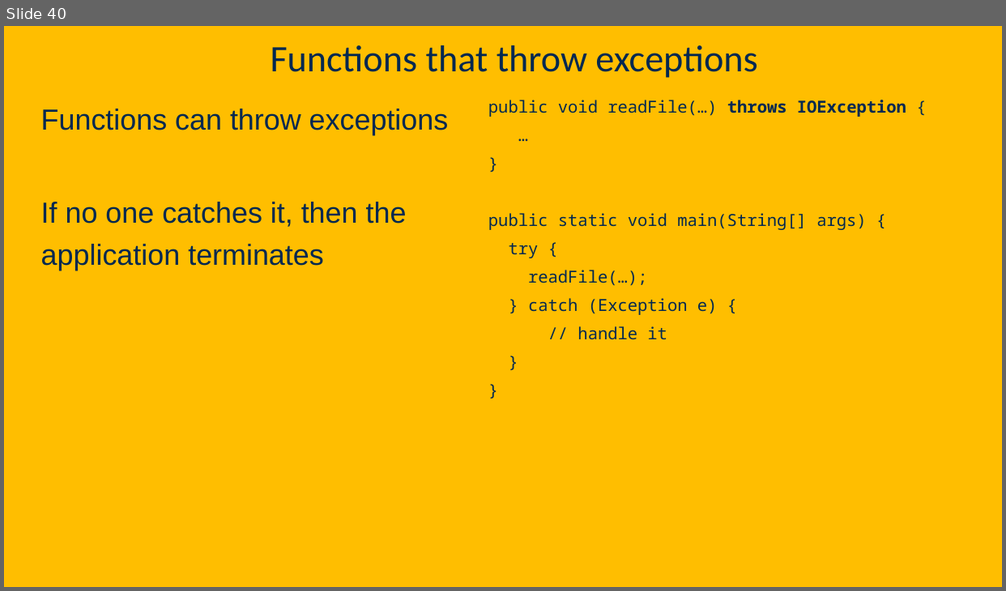
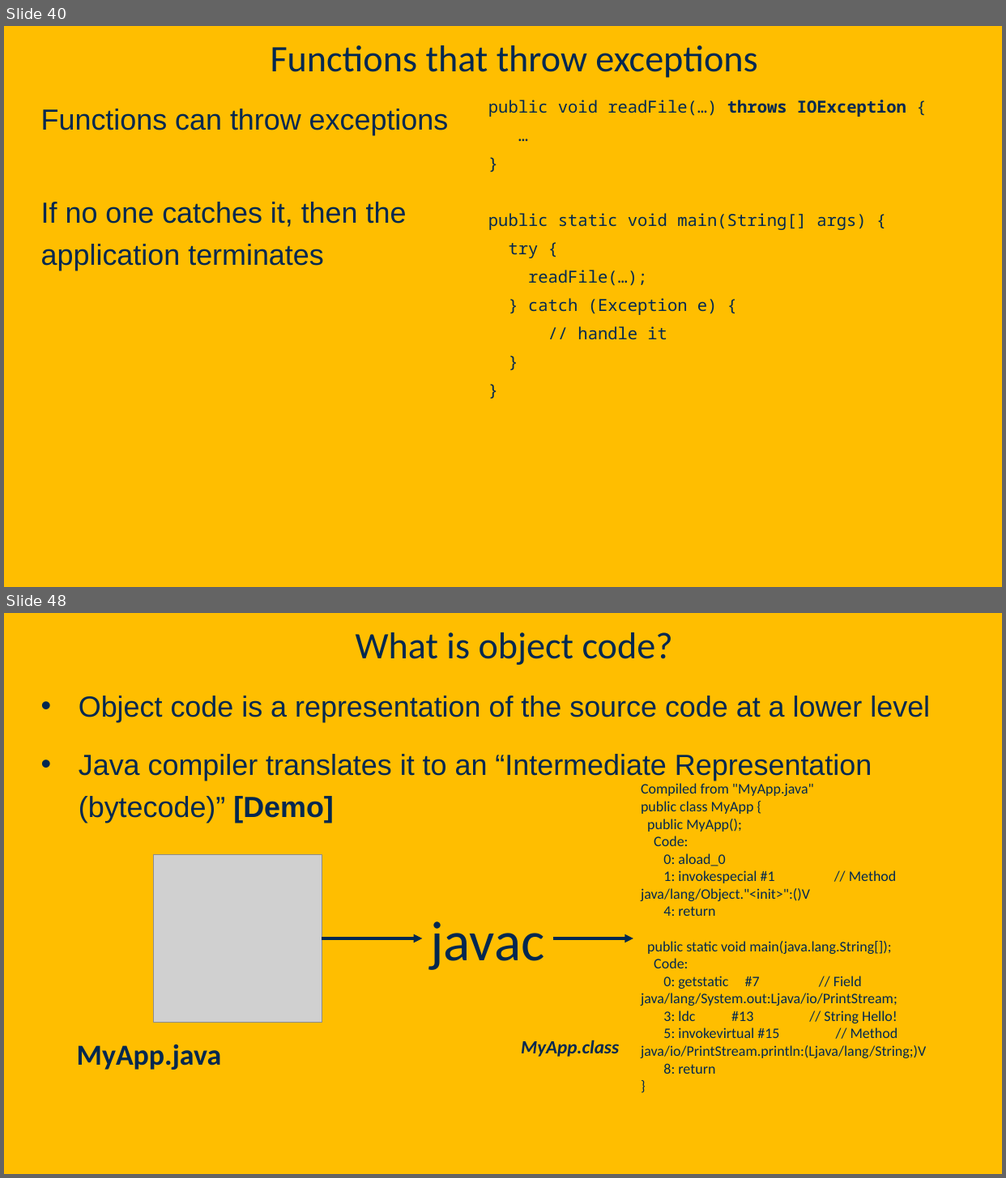
Before and after one commit to davsec-teaching/ECS160-Winter2025, a slide deck: slides/3_object_oriented_fundamentals.pptx. Shown one above the other, each under a label of ours: slide 40 before the commit, slides 40 and 48 after it; the slides between them are not shown. The pictures are 1006x591 and 1006x1178 pixels, drawn with LibreOffice and Linux fonts; fonts in the diff are those of the drawing; grey boxes stand for pictures; background and template pictures are left out. Boxes give left, top, right and bottom in pixels: in the first picture for what was removed or moved away, otherwise in the second. Text is boxed around its words. In the diff, an @@ line names an element or a change of style, - is before the commit and + after.

```diff
--- a/slides/3_object_oriented_fundamentals.pptx
+++ b/slides/3_object_oriented_fundamentals.pptx
@@ slide 48 added at (4,613,1002,1174), background picture (left out) @@
@@ title added at (356,632,673,665), 36 pt, text #022850 @@
+What is object code?
@@ text added at (79,696,930,823), 28 pt, text #022850 @@
+• Object code is a representation of the source code at a lower level
+• Java compiler translates it to an “Intermediate Representation (bytecode)” [Demo]
@@ text added at (641,783,926,1074), 14 pt, text #022850 @@
+Compiled from "MyApp.java"
+public class MyApp {
+public MyApp();
+Code:
+0: aload_0
+1: invokespecial #1 // Method java/lang/Object."<init>":()V
+4: return
+public static void main(java.lang.String[]);
+Code:
+0: getstatic #7 // Field java/lang/System.out:Ljava/io/PrintStream;
+3: ldc #13 // String Hello!
+5: invokevirtual #15 // Method java/io/PrintStream.println:(Ljava/lang/String;)V
+8: return
+}
@@ picture added at (154,855,322,1023) @@
@@ text added at (430,922,544,970), 54 pt, text #022850 @@
+javac
@@ arrow added from (322, 939) to (423, 939), #022850 2.75 pt @@
@@ arrow added from (553, 939) to (633, 939), #022850 2.75 pt @@
@@ text added at (77,1044,222,1070), 28 pt, text #022850, bold @@
+MyApp.java
@@ text added at (521,1040,619,1057), 18 pt, text #022850, bold, italic @@
+MyApp.class
```
Also in this commit, not shown: 13 other slides added, 2 other files.
